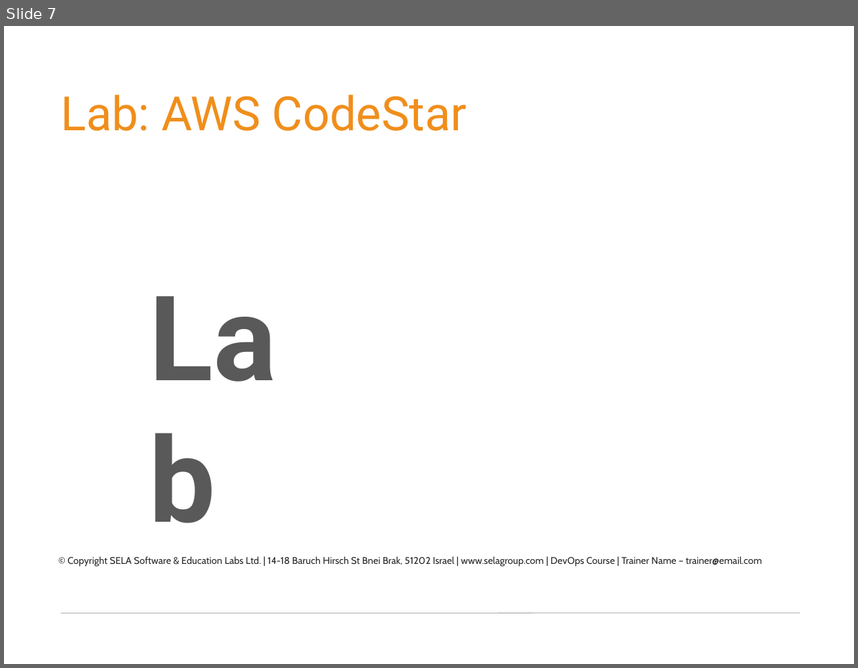
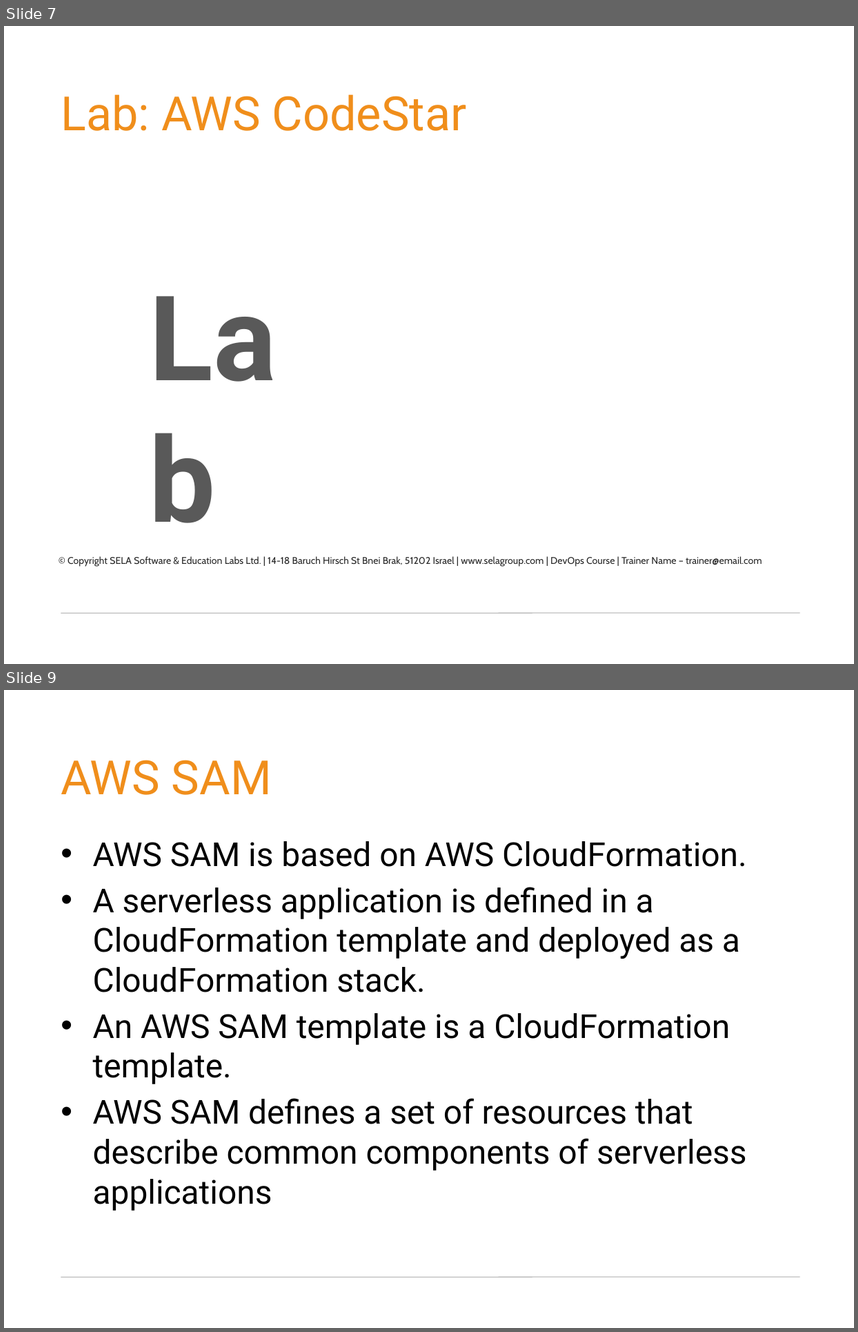
Before and after one commit to germanilia/AWS-MicroServices-Lmabda, a slide deck: Module 04 Building a CI:CD pipeline for serverless applications within AWS (Lambda).pptx. Shown one above the other, each under a label of ours: slide 7 before the commit, slides 7 and 9 after it; the slides between them are not shown. The pictures are 858x668 and 858x1332 pixels, drawn with LibreOffice and Linux fonts; fonts in the diff are those of the drawing; background and template pictures are left out. Boxes give left, top, right and bottom in pixels: in the first picture for what was removed or moved away, otherwise in the second. Text is boxed around its words. In the diff, an @@ line names an element or a change of style, - is before the commit and + after.

```diff
--- a/Module 04 Building a CI:CD pipeline for serverless applications within AWS (Lambda).pptx
+++ b/Module 04 Building a CI:CD pipeline for serverless applications within AWS (Lambda).pptx
@@ slide 9 added at (4,690,854,1328), background picture (left out); not listed: 1 template element that a slide beside it also shows @@
@@ title added at (61,760,272,795), 40 pt, text #F08E1B @@
+AWS SAM
@@ text added at (93,841,747,1210), 28 pt, text #000000 @@
+• AWS SAM is based on AWS CloudFormation.
+• A serverless application is defined in a CloudFormation template and deployed as a CloudFormation stack.
+• An AWS SAM template is a CloudFormation template.
+• AWS SAM defines a set of resources that describe common components of serverless applications
```
Also in this commit, not shown: 14 other slides added, 19 other files.
